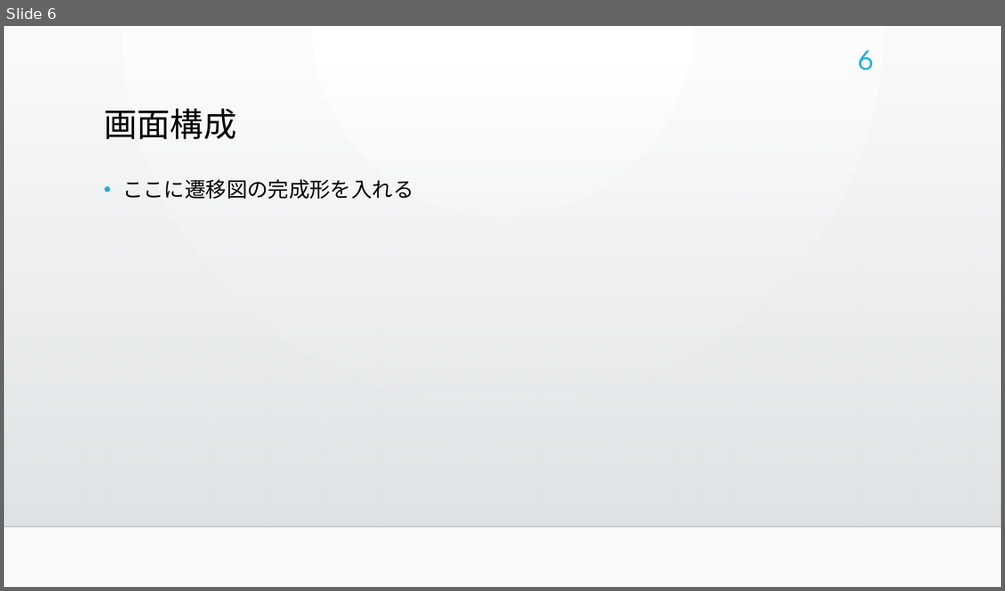
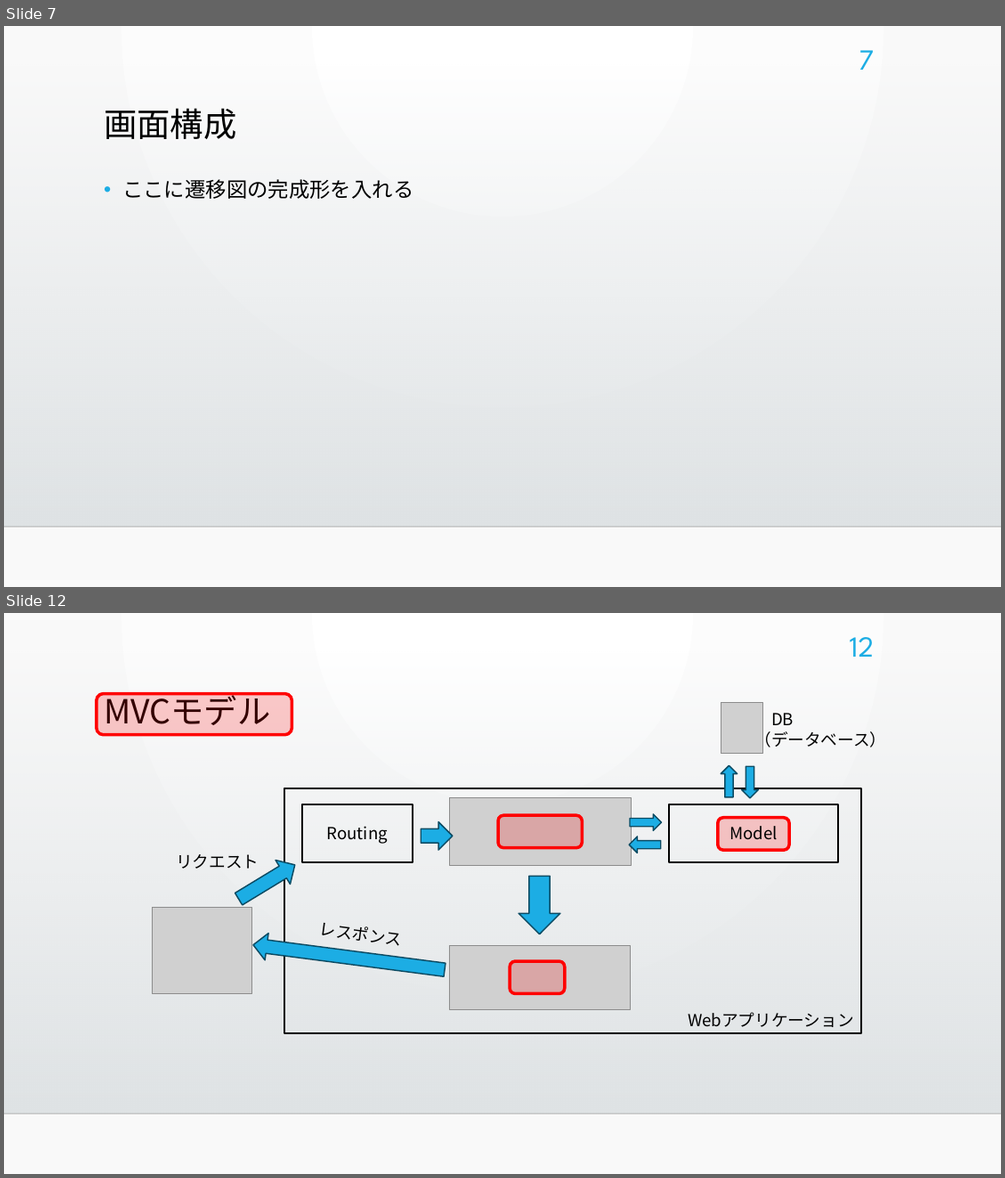
Before and after one commit to bicity2/ICT_GP, a slide deck: 00_参照ファイル/10_管理/書籍管理システム.pptx. Shown one above the other, each under a label of ours: slide 6 before the commit, slides 7 and 12 after it; the slides between them are not shown. The pictures are 1005x591 and 1005x1178 pixels, drawn with LibreOffice and Linux fonts; fonts in the diff are those of the drawing; grey boxes stand for pictures; background and template pictures are left out. Boxes give left, top, right and bottom in pixels: in the first picture for what was removed or moved away, otherwise in the second. Text is boxed around its words. In the diff, an @@ line names an element or a change of style, - is before the commit and + after.

```diff
--- a/00_参照ファイル/10_管理/書籍管理システム.pptx
+++ b/00_参照ファイル/10_管理/書籍管理システム.pptx
@@ slide 12 added at box(4, 613, 1001, 1174), background gradient #FFFFFF to #FAFAFA; not listed: 2 template elements that a slide beside it also shows @@
@@ page number added at box(850, 637, 874, 657), 28 pt, text #1CADE4 @@
+12
@@ title added at box(104, 690, 270, 725), 32 pt, text #000000 @@
+MVCモデル
@@ rounded rectangle added at box(97, 694, 291, 735), fill #FF0000 at 20% opacity, outline #FF0000 3 pt @@
@@ picture added at box(721, 703, 763, 754) @@
@@ text added at box(755, 713, 887, 751), 16 pt, text #000000 @@
+DB
+（データベース）
@@ right arrow added at box(720, 765, 736, 797), fill #1CADE4, outline #0C4C64 1.25 pt @@
@@ right arrow added at box(741, 766, 758, 798), fill #1CADE4, outline #0C4C64 1.25 pt @@
@@ rectangle added at box(284, 788, 862, 1033), outline #000000 1.5 pt, 16 pt, text #000000 @@
+Webアプリケーション
@@ picture added at box(449, 798, 631, 864) @@
@@ rectangle added at box(302, 804, 413, 863), outline #000000 1.5 pt, 16 pt, text #000000 @@
+Routing
@@ right arrow added at box(421, 821, 452, 850), fill #1CADE4, outline #0C4C64 1.25 pt @@
@@ rounded rectangle added at box(498, 816, 582, 848), fill #FF0000 at 20% opacity, outline #FF0000 3 pt @@
@@ right arrow added at box(630, 814, 662, 831), fill #1CADE4, outline #0C4C64 1.25 pt @@
@@ rectangle added at box(670, 804, 839, 863), outline #000000 1.5 pt, 16 pt, text #000000 @@
+Model
@@ rounded rectangle added at box(718, 817, 790, 850), fill #FF0000 at 20% opacity, outline #FF0000 3 pt @@
@@ right arrow added at box(629, 836, 661, 853), fill #1CADE4, outline #0C4C64 1.25 pt @@
@@ text added at box(176, 854, 259, 868), 16 pt, text #000000 @@
+リクエスト
@@ right arrow added at box(231, 853, 302, 911), fill #1CADE4, outline #0C4C64 1.25 pt @@
@@ right arrow added at box(518, 876, 560, 934), fill #1CADE4, outline #0C4C64 1.25 pt @@
@@ picture added at box(152, 907, 251, 993) @@
@@ right arrow added at box(251, 932, 446, 982), fill #1CADE4, outline #0C4C64 1.25 pt @@
@@ text added at box(319, 923, 400, 946), 16 pt, text #000000 @@
+レスポンス
@@ picture added at box(449, 945, 630, 1009) @@
@@ rounded rectangle added at box(510, 962, 564, 994), fill #FF0000 at 20% opacity, outline #FF0000 3 pt @@
@@ what was slide 6 is now slide 7 @@
@@ page number at box(858, 50, 874, 70): text changed @@
-6
+7
```
Also in this commit, not shown: 1 slide changed, 5 other slides added.
